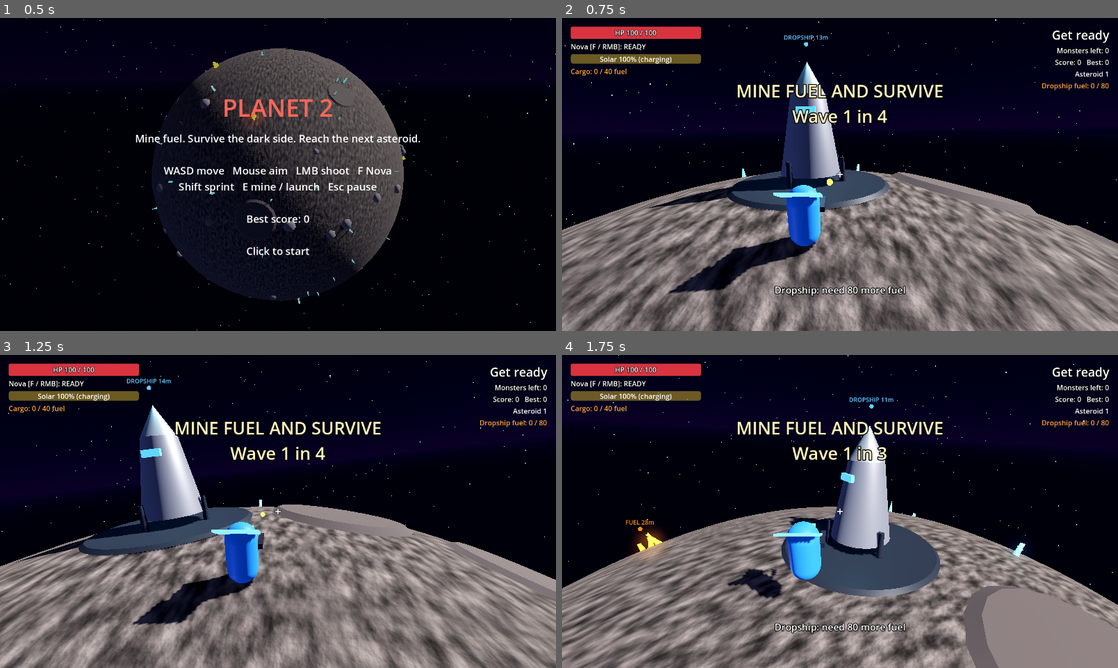
Above: before the commit, frames 1-4 (two rows, left to right).
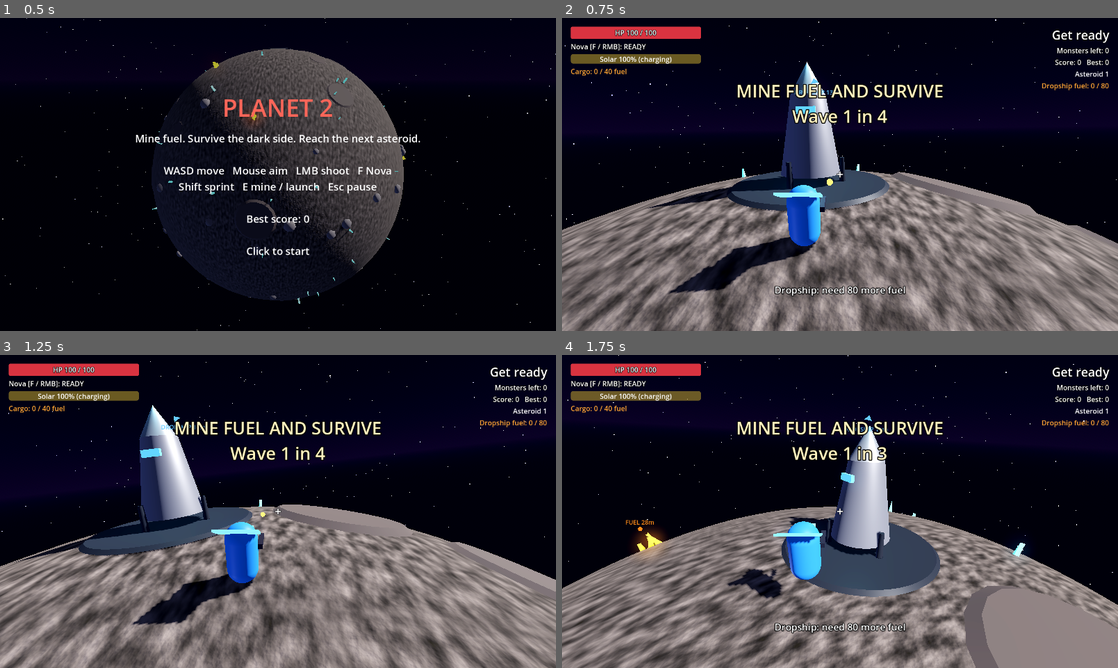
Above: after the commit, the same moments.

Repository: KZar28/planet-2
Game: Godot game, scene res://scenes/main.tscn
The game is run twice, just before and just after one commit, with the same random seed, the same clock (stepped at 60 frames per second) and the same inputs.
Inputs (mouse positions are in pixels of both pictures, inside the frame that each line leads up to):
- Up to frame 1 (0.5 s): no input
- Up to frame 2 (0.75 s): tap Enter (ui_accept) at 0.5 s; move the mouse to (962, 158) at 0.52 s; press the mouse at (962, 158) at 0.53 s; hold D (move_right) from 0.53 s (still down)
- Up to frame 3 (1.25 s): keep holding D (move_right); tap Space (jump) at 0.77 s
- Up to frame 4 (1.75 s): move the mouse to (812, 511) at 1.27 s; release D (move_right) at 1.28 s; release the mouse at (812, 511) at 1.28 s; hold W (move_forward) from 1.28 s (still down); tap E (interact) at 1.35 s; tap Space (jump) at 1.52 s

Frame 1 is identical in both runs. In frame 2, 0.1% of the frame differs, in the area x 39-50%, y 5-25%; in frame 3, 0.1%, in the area x 22-37%, y 7-24%; in frame 4, 0.1%.

Commit message:
Pin the dropship waypoint to the screen edge with an arrow when it is off-screen or behind the camera
Co-Authored-By: Kevin Zarzana <kzarzana@gmail.com>

Diff:
--- a/scripts/hud_markers.gd
+++ b/scripts/hud_markers.gd
@@ -1,6 +1,9 @@
 extends Control
-## Draws world-space waypoints: the dropship (always) and fuel deposits that
-## aren't hidden behind the asteroid.
+## Draws world-space waypoints: the dropship (always; pinned to the screen edge
+## when off-screen) and fuel deposits that are on screen and not behind the asteroid.
+
+const EDGE_MARGIN := 40.0
+const TOP_MARGIN := 150.0  # Keeps edge arrows clear of the HUD panels.
 
 @export var planet_radius := 40.0
 
@@ -21,15 +24,31 @@
 
 
 func _marker(camera: Camera3D, pos: Vector3, color: Color, text: String, always: bool) -> void:
-	if camera.is_position_behind(pos):
+	var from := camera.global_position
+	var label := "%s %dm" % [text, roundi(from.distance_to(pos))]
+	var behind := camera.is_position_behind(pos)
+	var screen := Vector2.ZERO if behind else camera.unproject_position(pos)
+	var bounds := Rect2(EDGE_MARGIN, TOP_MARGIN, size.x - 2.0 * EDGE_MARGIN, size.y - TOP_MARGIN - EDGE_MARGIN)
+	var on_screen := not behind and bounds.has_point(screen)
+	if not always and (not on_screen or _blocked_by_planet(from, pos)):
 		return
-	var from := camera.global_position
-	if not always and _blocked_by_planet(from, pos):
+	if on_screen:
+		draw_circle(screen, 5.0, color)
+		draw_string(get_theme_default_font(), screen + Vector2(-60, -10), label, HORIZONTAL_ALIGNMENT_CENTER, 120, 14, color)
 		return
-	var screen := camera.unproject_position(pos)
-	draw_circle(screen, 5.0, color)
-	var label := "%s %dm" % [text, roundi(from.distance_to(pos))]
-	draw_string(get_theme_default_font(), screen + Vector2(-60, -10), label, HORIZONTAL_ALIGNMENT_CENTER, 120, 14, color)
+	# Off-screen or behind the camera: pin an arrow to the screen edge pointing at it.
+	var center := bounds.get_center()
+	var local := camera.global_transform.affine_inverse() * pos
+	var dir := Vector2(local.x, -local.y) if behind else screen - center
+	if dir.length_squared() < 0.001:
+		dir = Vector2.DOWN
+	dir = dir.normalized()
+	var half := bounds.size * 0.5
+	var reach := minf(half.x / maxf(absf(dir.x), 0.001), half.y / maxf(absf(dir.y), 0.001))
+	var tip := center + dir * reach
+	var side := dir.orthogonal() * 9.0
+	draw_colored_polygon(PackedVector2Array([tip + dir * 12.0, tip + side, tip - side]), color)
+	draw_string(get_theme_default_font(), tip - dir * 22.0 + Vector2(-60, 5), label, HORIZONTAL_ALIGNMENT_CENTER, 120, 14, color)
 
 
 func _blocked_by_planet(from: Vector3, to: Vector3) -> bool:
